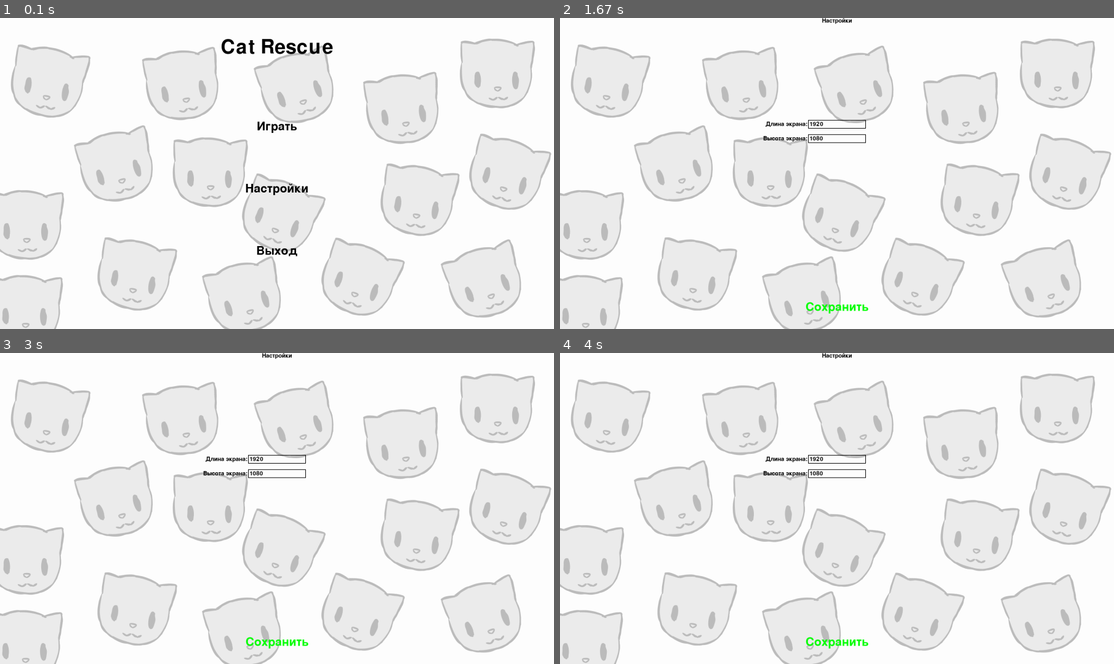
Above: before the commit, frames 1-4 (two rows, left to right).
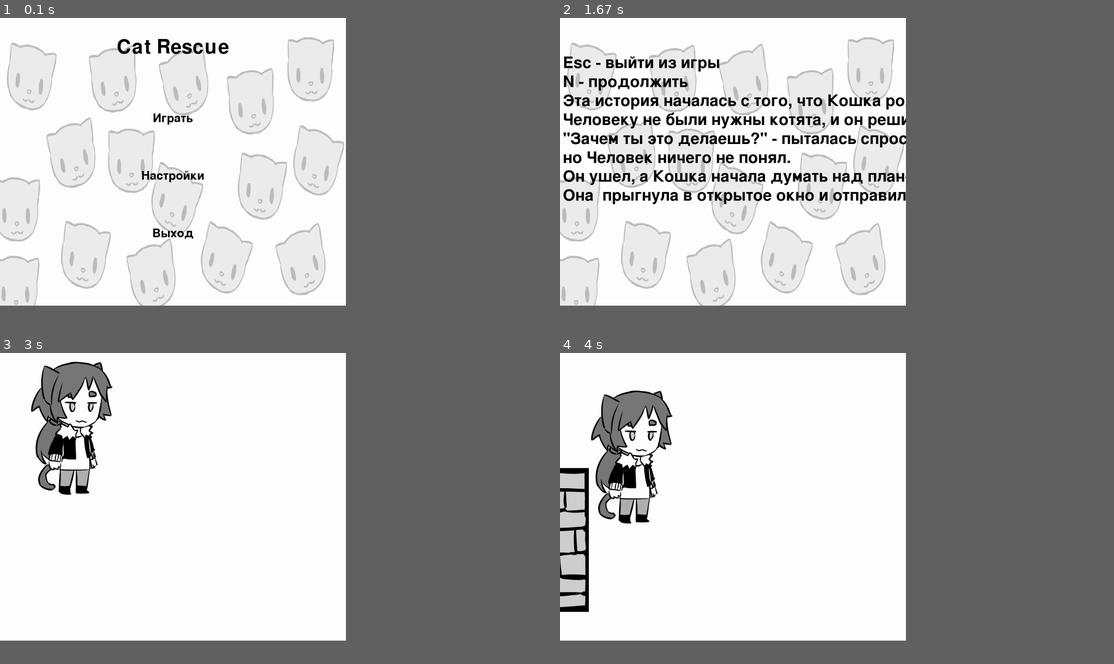
Above: after the commit, the same moments.

Repository: MariaSalimova/pygame_project_Salimova_Melnickov
Game: pygame game, started from main.py
Two runs of this game, one before a commit and one after it. Both use one fixed random seed, a clock stepped at 60 frames per second and the inputs below.
Inputs (mouse positions are in pixels of both pictures, inside the frame that each line leads up to):
- Up to frame 1 (0.1 s): no input
- Up to frame 2 (1.67 s): click "Настройки" at 0.38 s; click (565, 297) at 0.72 s, where only the run after the commit has a clickable "E"; click (731, 117) at 1.05 s, where only the run after the commit has a clickable "Играть"; hold N from 1.33 s (still down)
- Up to frame 3 (3 s): release N at 1.8 s; hold D 1.88-2.35 s; hold W 2.43-2.73 s; hold D from 2.77 s (still down)
- Up to frame 4 (4 s): release D at 3.23 s; hold A 3.27-3.8 s; hold S from 3.83 s (still down)
In our replay, the window is 900x506 before the commit and 562x468 after it. These sizes can differ from the game's own. Grey fills any space a smaller window leaves; there, only what the larger window draws over its background counts as a difference.

The runs differ from the first frame. In frame 1, 12% of the frame differs, in the area x 0-100%, y 6-100%; in frame 2, 17%, in the area x 0-100%, y 0-100%; in frame 3, 11%; in frame 4, 13%.

Commit message:
Добавлено: небольшой функционал игры, начальное перемещение персонажа, прототип работы камеры, генерация уровней Изменено: доделаны настройки с мгновенным изменением размеров окна

Diff:
--- a/classes/main_character.py
+++ b/classes/main_character.py
@@ -1,26 +1,26 @@
 from until_function import load_image
 from constants import PATH_OF_MC_JUMP_LEFT, PATH_OF_MC_RUN_LEFT1, PATH_OF_MC_RUN_LEFT2, PATH_OF_MC_JUMP_RIGHT, \
-    PATH_OF_MC_IDLE_RIGHT, PATH_OF_MC_RUN_RIGHT1, PATH_OF_MC_RUN_RIGHT2, PATH_OF_MC_IDLE_LEFT, GRAVITY
+    PATH_OF_MC_IDLE_RIGHT, PATH_OF_MC_RUN_RIGHT1, PATH_OF_MC_RUN_RIGHT2, PATH_OF_MC_IDLE_LEFT, GRAVITY, TILE_SIZE
 import pygame
-from sprite_groups import player, danger
+from sprite_groups import player, danger, tiles, collision, all_sprites
+
 
 # TODO: доделать главног персонажа
 class MainCharacter(pygame.sprite.Sprite):
     # на карте обозначено @
     def __init__(self, ps_x, pos_y):
-        super().__init__()
-        self.add(player)
+        super().__init__(all_sprites, player)
         self.pos = ps_x, pos_y
-        self.model = load_image(PATH_OF_MC_IDLE_RIGHT, colorkey=None)
+        self.image = load_image(PATH_OF_MC_IDLE_RIGHT, colorkey=None)
         self.rect = self.image.get_rect()
-        self.mask = pygame.mask.from_surface(self.model)
+        self.mask = pygame.mask.from_surface(self.image)
         self.run_frames_right = [PATH_OF_MC_RUN_RIGHT2, PATH_OF_MC_RUN_RIGHT1]
         self.run_frames_left = [PATH_OF_MC_RUN_LEFT2, PATH_OF_MC_RUN_LEFT1]
         self.alive = True
 
-
     def set_current_level(self, map):
         self.cur_level = map
+
     def is_alive(self):
         return self.alive
 
@@ -28,6 +28,16 @@
         # TODO я не совсем понимаю как реализовать возможнось атаки
         pass
 
-    def update(self, key):
+    def update(self, camera, key=None):
+        if pygame.sprite.spritecollideany(self, collision):
+            self.rect = self.rect.move(0, 10 * GRAVITY)
+            camera.dy += 10 * GRAVITY
         if pygame.sprite.spritecollideany(self, danger):
             self.alive = False
+
+    def move(self, x, y, camera):
+        camera.dx -= 100 * (x - self.pos[0])
+        camera.dy -= 100 * (y - self.pos[1])
+        self.pos = (x, y)
+        for sprite in tiles:
+            camera.apply(sprite)
--- a/classes/tile.py
+++ b/classes/tile.py
@@ -1,7 +1,8 @@
 import pygame
-from sprite_groups import tiles, all_sprites
+from sprite_groups import tiles, all_sprites, collision
 from constants import TILE_SIZE, PATH_OF_BOX_CAT, PATH_OF_BRICK, PATH_OF_MOVING_PLATFORM, PATH_OF_AIR
 from until_function import load_image
+
 
 # TODO: доделать тайлы
 class Tile(pygame.sprite.Sprite):
@@ -20,6 +21,7 @@
     # на карте обозначено +
     def __init__(self, pos_x, pos_y):
         super().__init__(pos_x, pos_y, PATH_OF_BRICK, collision=True)
+        self.add(collision)
 
 
 class BoxCat(Tile):
@@ -45,3 +47,4 @@
     # на карте обозначено $
     def __init__(self, pos_x, pos_y):
         super().__init__(pos_x, pos_y, PATH_OF_MOVING_PLATFORM, collision=True)
+        self.add(collision)
--- a/constants.py
+++ b/constants.py
@@ -6,8 +6,9 @@
 # Пути
 PATH_OF_TEXTURE = 'data/texture'
 PATH_OF_MUSIC = 'data/sound/music'
-PATH_OF_MAINFON = 'texture/fons/background.png'
-PATH_OF_SETTINGFON = 'texture/fons/background.png'
+PATH_OF_MAINFON = 'data/texture/fons/background.png'
+PATH_OF_SETTINGFON = 'data/texture/fons/background.png'
+
 # Игрок
 PATH_OF_MC_IDLE_LEFT = 'data/texture/entities/main_character/main_character_idle/mc_idle_left.png'
 PATH_OF_MC_IDLE_RIGHT = 'data/texture/entities/main_character/main_character_idle/mc_idle_right.png'
@@ -17,6 +18,7 @@
 PATH_OF_MC_RUN_LEFT2 = 'data/texture/entities/main_character/main_character_run/mc_run_left2.png'
 PATH_OF_MC_RUN_RIGHT1 = 'data/texture/entities/main_character/main_character_run/mc_run_right1.png'
 PATH_OF_MC_RUN_RIGHT2 = 'data/texture/entities/main_character/main_character_run/mc_run_right2.png'
+
 # Враг
 PATH_OF_ENEMY_RUN_LEFT1 = 'data/texture/entities/enemy/enemy_run/enemy_run1l.png'
 PATH_OF_ENEMY_RUN_RIGHT1 = 'data/texture/entities/enemy/enemy_run/enemy_run1r.png'
@@ -24,6 +26,7 @@
 PATH_OF_ENEMY_RUN_RIGHT2 = 'data/texture/entities/enemy/enemy_run/enemy_run2r.png'
 PATH_OF_ENEMY_IDLE_LEFT = 'data/texture/entities/enemy/enemy_idle/enemy_idle_l.png'
 PATH_OF_ENEMY_IDLE_RIGHT = 'data/texture/entities/enemy/enemy_idle/enemy_idle_r.png'
+
 # Текстуры
 PATH_OF_BRICK = 'data/texture/tiles/brick_tile.png'
 PATH_OF_MOVING_PLATFORM = 'data/texture/tiles/moving_platform.png'
--- a/generate_level.py
+++ b/generate_level.py
@@ -1,6 +1,6 @@
-import pygame
 from classes import tile
 from classes.main_character import MainCharacter
+
 
 # TODO: доделать generate_level
 def generate_level(level):
@@ -14,7 +14,18 @@
             elif level[y][x] == '/':
                 tile.DeathTile(x, y)
             elif level[y][x] == '@':
-                MainCharacter(x, y)
+                tile.Air(x, y)
+                new_player = MainCharacter(x, y)
 
-            pass
     return new_player, x, y
+
+
+def load_level(filename):
+    filename = "data/maps of levels/" + filename
+
+    with open(filename, 'r') as mapFile:
+        level_map = [line.strip() for line in mapFile]
+
+    max_width = max(map(len, level_map))
+
+    return list(map(lambda x: x.ljust(max_width, '.'), level_map))
--- a/main.ini
+++ b/main.ini
@@ -1,3 +1,3 @@
 [screen]
-width = 1920
-height = 1080
+width = 1200
+height = 1000
--- a/main.py
+++ b/main.py
@@ -5,12 +5,13 @@
 
 def main():
     pygame.init()
+
     client_config = config.Config()
     clock = pygame.time.Clock()
     size = width, height = client_config.get_screen_size()
     screen = pygame.display.set_mode(size)
     pygame.display.set_caption('Cat Rescue')
-
+    pygame.key.set_repeat(200, 25)
     MainScreen(size, screen, clock)
     print(size)
 
--- a/screen/level1_screen.py
+++ b/screen/level1_screen.py
@@ -1,9 +1,56 @@
 import pygame
-from generate_level import generate_level
-from classes.main_character import MainCharacter
-pygame.init()
+import sprite_groups
+from generate_level import generate_level, load_level
+from classes.camera import Camera
+from until_function import terminate
+from constants import FPS
 
 
 class Level1Screen:
     def __init__(self, size: tuple, screen, clock):
-        pass
+
+        pygame.key.set_repeat(200, 25)
+
+        self.level_map = load_level('level_1')
+        self.player, self.level_x, self.level_y = generate_level(self.level_map)
+
+        self.camera = Camera()
+
+        running = True
+        while running:
+            screen.fill('black')
+            for event in pygame.event.get():
+                if event.type == pygame.QUIT:
+                    terminate()
+
+                if event.type == pygame.KEYDOWN:
+                    if event.key == pygame.K_w:
+                        self.move("up")
+                    elif event.key == pygame.K_s:
+                        self.move("down")
+                    elif event.key == pygame.K_a:
+                        self.move("left")
+                    elif event.key == pygame.K_d:
+                        self.move("right")
+
+            self.camera.update(self.player)
+            self.player.update(self.camera)
+            sprite_groups.tiles.draw(screen)
+            sprite_groups.player.draw(screen)
+            pygame.display.flip()
+            clock.tick(FPS)
+
+    def move(self, movement):
+        x, y = self.player.pos
+        if movement == "up":
+            if y > 0 and self.level_map[y - 1][x] in [".", "%"]:
+                self.player.move(x, y - 1, self.camera)
+        elif movement == "down":
+            if y < self.level_y - 1 and self.level_map[y + 1][x] in [".", "%"]:
+                self.player.move(x, y + 1, self.camera)
+        elif movement == "left":
+            if x > 0 and self.level_map[y][x - 1] in [".", "%"]:
+                self.player.move(x - 1, y, self.camera)
+        elif movement == "right":
+            if x < self.level_x and self.level_map[y][x + 1] in [".", "%"]:
+                self.player.move(x + 1, y, self.camera)
--- a/screen/main_screen.py
+++ b/screen/main_screen.py
@@ -13,43 +13,53 @@
 
     def __init__(self, size: tuple, screen, clock):
 
-        fon = pygame.transform.scale(load_image(PATH_OF_MAINFON), size)
-
-        font = pygame.font.Font(None, 100)
-        string_rendered = font.render("Cat Rescue", True, pygame.Color('black'))
-        intro_rect = string_rendered.get_rect()
-        intro_rect.left = size[0] / 2 - intro_rect.width / 2
-        intro_rect.top = intro_rect.height
-
-        h = round(size[1] * 0.1)
-        w = round(size[0] * 0.8)
-        pos_x = round(size[0] * 0.1)
-        btn_start = Button('white', pos_x, round(size[1] * 0.3), w, h, 'Играть')
-
-        btn_settings = Button('white', pos_x, round(size[1] * 0.5), w, h, 'Настройки')
-
-        btn_exit = Button('white', pos_x, round(size[1] * 0.7), w, h, 'Выход')
+        self.size = size
+        self.generate()
 
         while True:
-            screen.blit(fon, (0, 0))
-            btn_exit.draw(screen, 1)
-            btn_start.draw(screen, 1)
-            btn_settings.draw(screen, 1)
-            screen.blit(string_rendered, intro_rect)
+            screen.blit(self.fon, (0, 0))
+            self.btn_exit.draw(screen, 1)
+            self.btn_start.draw(screen, 1)
+            self.btn_settings.draw(screen, 1)
+            screen.blit(self.string_rendered, self.intro_rect)
 
             for event in pygame.event.get():
                 if event.type == pygame.QUIT:
                     terminate()
                 elif event.type == pygame.MOUSEBUTTONDOWN:
                     pos = event.pos
-                    if btn_exit.is_clicked(pos):
+
+                    if self.btn_exit.is_clicked(pos):
                         terminate()
-                    elif btn_start.is_clicked(pos):
-                        # TODO Вызов окна игры
+
+                    elif self.btn_start.is_clicked(pos):
                         StoryScreen(size, screen, clock)
-                        pass
-                    elif btn_settings.is_clicked(pos):
-                        SettingsScreen(size, screen, clock)
+
+                    elif self.btn_settings.is_clicked(pos):
+                        s = SettingsScreen(self.size, screen, clock)
+                        screen2, self.size = s.get_screen()
+                        resized_screen = pygame.transform.scale(screen2, (size[0], size[1]))
+                        screen.blit(resized_screen, (0, 0))
+                        self.generate()
 
             pygame.display.flip()
             clock.tick(FPS)
+
+    def generate(self):
+        self.fon = pygame.transform.scale(load_image(PATH_OF_MAINFON), self.size)
+
+        font = pygame.font.Font(None, 100)
+        self.string_rendered = font.render("Cat Rescue", True, pygame.Color('black'))
+        self.intro_rect = self.string_rendered.get_rect()
+        self.intro_rect.left = self.size[0] / 2 - self.intro_rect.width / 2
+        self.intro_rect.top = self.intro_rect.height
+
+        h = round(self.size[1] * 0.1)
+        w = round(self.size[0] * 0.8)
+        pos_x = round(self.size[0] * 0.1)
+
+        self.btn_start = Button('white', pos_x, round(self.size[1] * 0.3), w, h, 'Играть')
+
+        self.btn_settings = Button('white', pos_x, round(self.size[1] * 0.5), w, h, 'Настройки')
+
+        self.btn_exit = Button('white', pos_x, round(self.size[1] * 0.7), w, h, 'Выход')
--- a/screen/settings_screen.py
+++ b/screen/settings_screen.py
@@ -1,3 +1,5 @@
+import pygame.display
+
 from until_function import load_image, terminate
 from constants import PATH_OF_SETTINGFON, FPS
 import pygame as pg
@@ -9,66 +11,52 @@
 
 class SettingsScreen:
 
-    def __init__(self, size: tuple, screen, clock):
-        fon = pg.transform.scale(load_image(PATH_OF_SETTINGFON), size)
-        font = pg.font.Font(None, 30)
-        string_settings = font.render("Настройки", True, pg.Color('black'))
-        intro_rect = string_settings.get_rect()
-        intro_rect.left = size[0] / 2 - intro_rect.width / 2
+    def __init__(self, size: tuple[int, int], screen, clock):
 
-        client = Config()
-
-        clock = clock
-
-        btn_save = Button('green', size[0] // 2 - 50, size[1] - 100, 100, 50, 'Сохранить')
-
-        color_inactive = pg.Color('black')
-        color_active = pg.Color('dodgerblue2')
-
+        self.size = size
+        self.client = Config()
         pg.key.set_repeat(200, 25)
-
-        width = font.render('Длина экрана:', True, color_inactive)
-        width_rect = width.get_rect()
-        width_rect.right = size[0] / 2 - 102
-        width_rect.top = size[1] * 0.328 + 5
-
-        height = font.render('Высота экрана:', True, color_inactive)
-        height_rect = height.get_rect()
-        height_rect.right = size[0] / 2 - 102
-        height_rect.top = size[1] * 0.328 + 55
-
-        width_input = pg.Rect(size[0] / 2 - 100, size[1] * 0.328, 200, 30)
-        height_input = pg.Rect(size[0] / 2 - 100, size[1] * 0.328 + 50, 200, 30)
 
         active_width = False
         active_height = False
 
-        text_width, text_height = map(str, client.get_screen_size())
+        clock = clock
+
+        self.generate()
+
         running = True
         while running:
-            screen.blit(fon, (0, 0))
-            screen.blit(string_settings, intro_rect)
-            screen.blit(height, height_rect)
-            screen.blit(width, width_rect)
-            btn_save.draw(screen, 'green')
+            screen.blit(self.fon, (0, 0))
+            screen.blit(self.string_settings, self.intro_rect)
+            screen.blit(self.height, self.height_rect)
+            screen.blit(self.width, self.width_rect)
+            self.btn_save.draw(screen, 'green')
+            self.btn_exit.draw(screen, 'red')
 
             for event in pg.event.get():
                 if event.type == pg.QUIT:
                     terminate()
                 if event.type == pg.MOUSEBUTTONDOWN:
 
-                    if width_input.collidepoint(event.pos):
+                    if self.width_input.collidepoint(event.pos):
                         active_width = not active_width
                     else:
                         active_width = False
 
-                    if height_input.collidepoint(event.pos):
+                    if self.height_input.collidepoint(event.pos):
                         active_height = not active_height
                     else:
                         active_height = False
 
-                    if btn_save.is_clicked(event.pos):
-                        client.save_screen_size(text_width, text_height)
+                    if self.btn_save.is_clicked(event.pos):
+                        self.size = tuple(map(int, (self.text_width, self.text_height)))
+                        self.client.save_screen_size(self.size[0], self.size[1])
+
+                        resized_screen = pygame.transform.scale(self.get_screen()[0], (size[0], size[1]))
+                        screen.blit(resized_screen, (0, 0))
+                        self.generate()
+
+                    elif self.btn_exit.is_clicked(event.pos):
                         running = False
                         break
 
@@ -76,33 +64,63 @@
 
                     if active_height:
                         if event.key == pg.K_RETURN:
-                            print(text_height)
-                            text_height = ''
+                            self.text_height = ''
                         elif event.key == pg.K_BACKSPACE:
-                            text_height = text_height[:-1]
+                            self.text_height = self.text_height[:-1]
                         else:
                             letter: str = event.unicode
                             if letter.isdigit():
-                                text_height += letter
+                                self.text_height += letter
 
                     if active_width:
                         if event.key == pg.K_RETURN:
-                            print(text_width)
-                            text_width = ''
+                            self.text_width = ''
                         elif event.key == pg.K_BACKSPACE:
-                            text_width = text_width[:-1]
+                            self.text_width = self.text_width[:-1]
                         else:
                             letter: str = event.unicode
                             if letter.isdigit():
-                                text_width += letter
+                                self.text_width += letter
 
-            txt_surface_w = font.render(text_width, True, color_active if active_width else color_inactive)
-            screen.blit(txt_surface_w, (width_input.x + 5, width_input.y + 5))
-            pg.draw.rect(screen, color_active if active_width else color_inactive, width_input, 2)
+            txt_surface_w = self.font.render(self.text_width, True, self.color_active if active_width else self.color_inactive)
+            screen.blit(txt_surface_w, (self.width_input.x + 5, self.width_input.y + 5))
+            pg.draw.rect(screen, self.color_active if active_width else self.color_inactive, self.width_input, 2)
 
-            txt_surface_h = font.render(text_height, True, color_active if active_height else color_inactive)
-            screen.blit(txt_surface_h, (height_input.x + 5, height_input.y + 5))
-            pg.draw.rect(screen, color_active if active_height else color_inactive, height_input, 2)
+            txt_surface_h = self.font.render(self.text_height, True, self.color_active if active_height else self.color_inactive)
+            screen.blit(txt_surface_h, (self.height_input.x + 5, self.height_input.y + 5))
+            pg.draw.rect(screen, self.color_active if active_height else self.color_inactive, self.height_input, 2)
 
             pg.display.flip()
             clock.tick(FPS)
+
+    def get_screen(self):
+        return pygame.display.set_mode(self.size), self.size
+
+    def generate(self):
+
+        self.fon = pg.transform.scale(load_image(PATH_OF_SETTINGFON), self.size)
+        self.font = pg.font.Font(None, 30)
+        self.string_settings = self.font.render("Настройки", True, pg.Color('black'))
+        self.intro_rect = self.string_settings.get_rect()
+        self.intro_rect.left = self.size[0] / 2 - self.intro_rect.width / 2
+
+        self.btn_save = Button('green', self.size[0] // 2 - 50, self.size[1] - 100, 100, 50, 'Сохранить')
+        self.btn_exit = Button('red', 0, self.size[1] - 50, 50, 50, 'E')
+
+        self.color_inactive = pg.Color('black')
+        self.color_active = pg.Color('dodgerblue2')
+
+        self.width = self.font.render('Длина экрана:', True, self.color_inactive)
+        self.width_rect = self.width.get_rect()
+        self.width_rect.right = self.size[0] / 2 - 102
+        self.width_rect.top = self.size[1] * 0.328 + 5
+
+        self.height = self.font.render('Высота экрана:', True, self.color_inactive)
+        self.height_rect = self.height.get_rect()
+        self.height_rect.right = self.size[0] / 2 - 102
+        self.height_rect.top = self.size[1] * 0.328 + 55
+
+        self.width_input = pg.Rect(self.size[0] / 2 - 100, self.size[1] * 0.328, 200, 30)
+        self.height_input = pg.Rect(self.size[0] / 2 - 100, self.size[1] * 0.328 + 50, 200, 30)
+
+        self.text_width, self.text_height = map(str, self.client.get_screen_size())
--- a/screen/story_screen.py
+++ b/screen/story_screen.py
@@ -2,23 +2,25 @@
 from screen.level1_screen import Level1Screen
 from constants import PATH_OF_MAINFON
 from until_function import terminate, load_image
-pygame.init()
 
 
 class StoryScreen:
     def __init__(self, size: tuple, screen, clock):
         bg = pygame.transform.scale(load_image(PATH_OF_MAINFON), size)
-        text = ['Esc - выйти из игры',
+        text = ('Esc - выйти из игры',
                 'N - продолжить',
-                'Эта история началась с того, что Кошка родила 3 котят. ',
+                'Эта история началась с того, что Кошка родила 3 котят.',
                 'Человеку не были нужны котята, и он решил их раздать.',
-                '"Зачем ты это делаешь?" - пыталась спросить Кошка, но Человек ничего не понял.',
+                '"Зачем ты это делаешь?" - пыталась спросить Кошка,',
+                'но Человек ничего не понял.',
                 'Он ушел, а Кошка начала думать над планом спасения',
                 'Она  прыгнула в открытое окно и отправилась на поиски потомства'
-                ]
+                )
+
         screen.blit(bg, (0, 0))
         font = pygame.font.Font(None, 80)
         text_coord = size[0] // 10
+
         for line in text:
             string_rendered = font.render(line, True, pygame.Color('black'))
             intro_rect = string_rendered.get_rect()
@@ -27,13 +29,16 @@
             intro_rect.x = 10
             text_coord += intro_rect.height
             screen.blit(string_rendered, intro_rect)
+
         while True:
             for event in pygame.event.get():
                 if event.type == pygame.QUIT:
                     terminate()
-                elif event.type == pygame.K_ESCAPE:
-                    terminate()
-                elif event.type == pygame.K_n:
-                    Level1Screen(size, screen, clock)
+                elif event.type == pygame.KEYUP:
+                    if event.key == pygame.K_ESCAPE:
+                        terminate()
+                    elif event.key == pygame.K_n:
+                        Level1Screen(size, screen, clock)
+
             pygame.display.flip()
-            clock.tick(50)
+            clock.tick(30)
--- a/sprite_groups.py
+++ b/sprite_groups.py
@@ -8,3 +8,5 @@
 danger = pygame.sprite.Group()
 teleporter = pygame.sprite.Group()
 level_end = pygame.sprite.Group()
+collision = pygame.sprite.Group()
+not_collision = pygame.sprite.Group()
--- a/until_function.py
+++ b/until_function.py
@@ -7,7 +7,7 @@
 
 
 def load_image(name, colorkey=-1):
-    fullname = os.path.join('data', name)
+    fullname = os.path.join(name)
     if not os.path.isfile(fullname):
         print(f"Файл с изображением '{fullname}' не найден")
         sys.exit()
Not shown, changed: data/maps of levels/level_1
Binary file removed: data/texture/fons/main_fon.jpg
Not shown, changed: data/texture/fons/setting_fon.jpg
